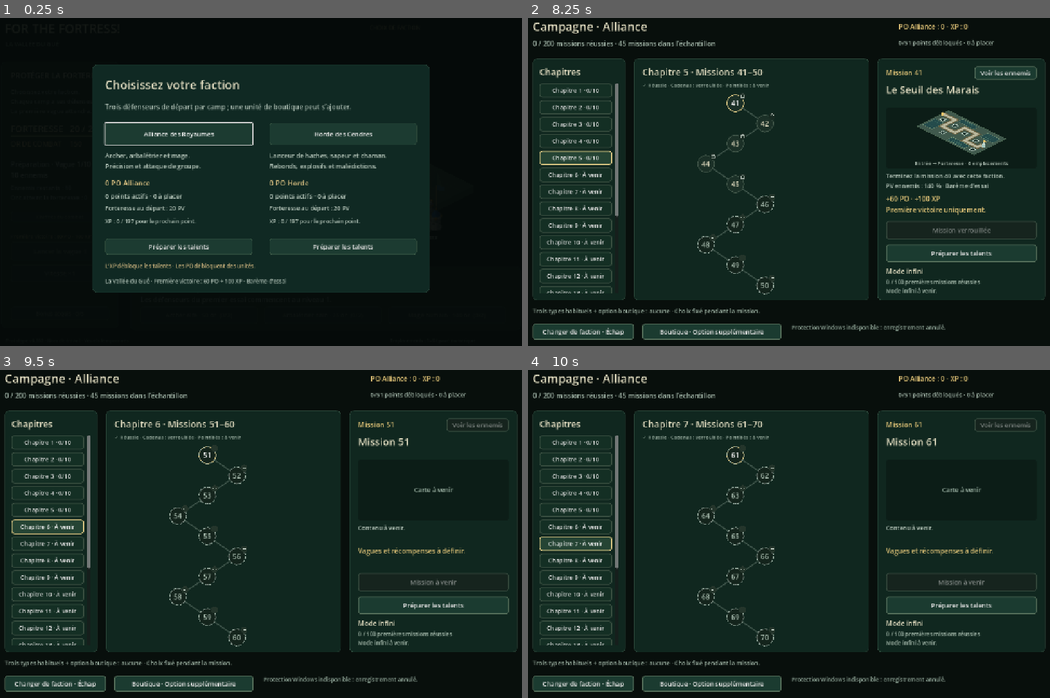
Above: before the commit, frames 1-4 (two rows, left to right).
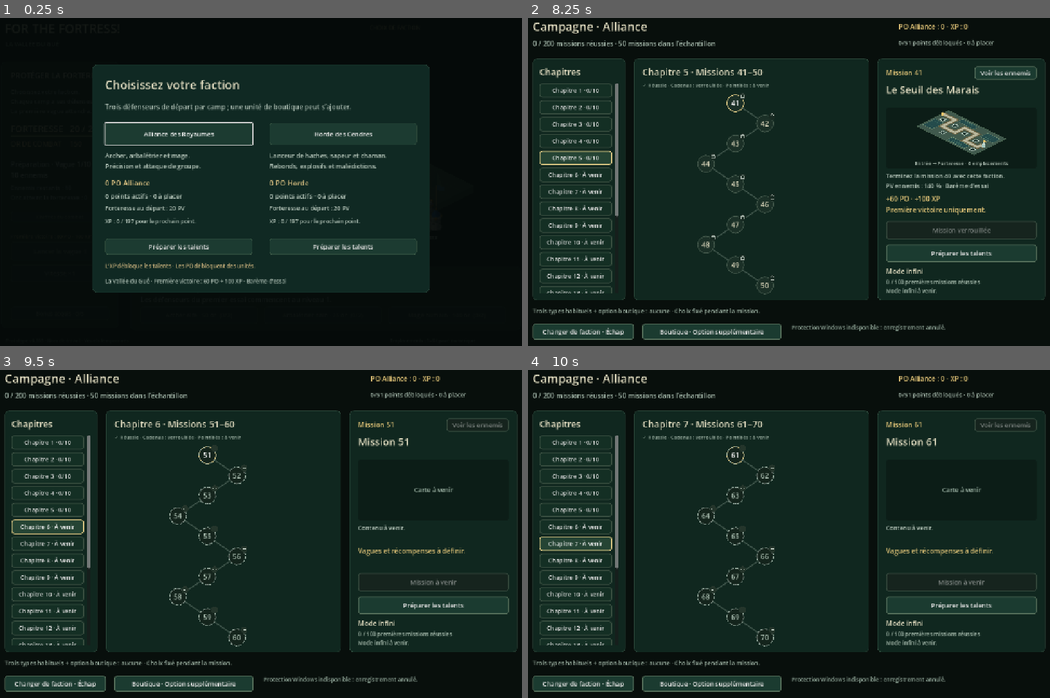
Above: after the commit, the same moments.

Repository: tomy1up/For-The-Fortress
Game: Godot game, scene res://scenes/main.tscn
Same seed, same stepped clock (60 frames per second), same inputs: the game is played once before the commit and once after it.
Inputs:
- Up to frame 1 (0.25 s): no input
- Up to frame 2 (8.25 s): click "Alliance des Royaumes" at 0.5 s; click "Jouer la mission 1" at 1.25 s; click "Jouer la mission 1" at 2 s; click "Horde des Cendres" at 2.75 s; click "Préparer les talents" at 3.5 s; click "Préparer les talents" at 4.25 s; click "Chapitre 1 · 0/10" at 5 s; click "Chapitre 2 · 0/10" at 5.75 s; click "Chapitre 3 · 0/10" at 6.5 s; click "Chapitre 4 · 0/10" at 7.25 s; click "Chapitre 5 · 0/10" at 8 s
- Up to frame 3 (9.5 s): click "Chapitre 6 · À venir" at 8.75 s
- Up to frame 4 (10 s): click "Chapitre 7 · À venir" at 9.5 s

The runs differ from the first frame. In frame 2, 0.2% of the frame differs, in the area x 17-48%, y 6-85%; in frame 3, less than 0.1%; in frame 4, less than 0.1%.

Commit message:
Complete marsh chapter 5 with missions 46 to 50
Co-Authored-By: Claude Opus 5.5 <noreply@anthropic.com>

Diff:
--- a/prototype/project.godot
+++ b/prototype/project.godot
@@ -3,7 +3,7 @@
 
 [application]
 config/name="For the Fortress! — La Vallée du Gué"
-config/version="0.162"
+config/version="0.163"
 run/main_scene="res://scenes/main.tscn"
 config/features=PackedStringArray("4.7", "GL Compatibility")
 
--- a/prototype/scripts/campaign_catalogue.gd
+++ b/prototype/scripts/campaign_catalogue.gd
@@ -29,9 +29,9 @@
 		var titles: Array[String] = ["Le Col des Ardoises","Les Crêtes des Ardoises","Les Éboulis des Ardoises","Le Ravin des …(182 unchanged characters)…
 		result.merge({"title":titles[(number-21)%10],"available":true,"map_id":maps[(number-21)%10],"hp_percent":99+number,"po":60,"xp":100,"waves":10},true)
 		if number > 30: result.combat_affix = {"id":"headwinds","cadence_percent":90}
-	elif number <= 45:
-		var maps: Array[String] = ["marsh_threshold","marsh_basins","marsh_court","marsh_channels","marsh_cloister"]
-		var titles: Array[String] = ["Le Seuil des Marais","Les Bassins Engloutis","La Cour des Noyés","Les Chenaux Oubliés","Le Cloître Submergé"]
+	elif number <= 50:
+		var maps: Array[String] = ["marsh_threshold","marsh_basins","marsh_court","marsh_channels","marsh_cloister","marsh_causeway","marsh_fords","marsh_islets","marsh_nave","marsh_sanctuary"]
+		var titles: Array[String] = ["Le Seuil des Marais","Les Bassins Engloutis","La Cour des Noyés","Les Chenaux Oubliés","Le Cloître Submergé","La Chaussée des Roseaux","Les Trois Gués Noyés","Les Îlots du Chœur","La Nef Effondrée","Le Sanctuaire Englouti"]
 		result.merge({"title":titles[number-41],"available":true,"map_id":maps[number-41],"hp_percent":99+number,"po":60,"xp":100,"waves":10},true)
 	return result
 
--- a/prototype/scripts/main.gd
+++ b/prototype/scripts/main.gd
@@ -775,7 +775,7 @@
 	var mountain_preview := variant in ["slate","slateplay","ridges","ridgesplay"] or variant.begins_with("mountain") or variant.begins_with("marsh")
 	var mountain_number := 21
 	if variant.begins_with("ridges"): mountain_number = 22
-	if variant.begins_with("marsh"): mountain_number = clampi(variant.trim_prefix("marsh").trim_suffix("play").trim_suffix("completed").to_int(),41,45)
+	if variant.begins_with("marsh"): mountain_number = clampi(variant.trim_prefix("marsh").trim_suffix("play").trim_suffix("completed").to_int(),41,50)
 	if variant.begins_with("mountain"):
 		mountain_number = clampi(variant.trim_prefix("mountain").trim_suffix("play").trim_suffix("completed").to_int(),23,40)
 	if (variant.begins_with("terrain") and variant.trim_prefix("terrain").is_valid_int()) or mountain_preview:
--- a/prototype/scripts/map_definition.gd
+++ b/prototype/scripts/map_definition.gd
@@ -572,6 +572,36 @@
 	if id == "marsh_cloister":
 		var points: Array[Vector2] = [Vector2(0,3),Vector2(3,3),Vector2(3,8),Vector2(8,8),Vector2(8,2),Vector2(12,2),Vector2(12,7),Vector2(15,7),Vector2(15,4),Vector2(17,4),Vector2(17,6)]
 		return {"id":id,"title":"Le Cloître Submergé","size":Vector2i(18,10),"path_points":points,"path_length":measured_leng …(245 unchanged characters)…
+	# Missions 46–50 : tracés de prototype ; les bassins sont des emplacements neutres en attente d'habillage.
+	if id == "marsh_causeway":
+		var points: Array[Vector2] = [Vector2(0,5),Vector2(6,5),Vector2(6,2),Vector2(12,2),Vector2(12,8),Vector2(17,8),Vector2(17,6)]
+		return {"id":id,"title":"La Chaussée des Roseaux","size":Vector2i(18,10),"path_points":points,"path_length":measured_length(points),"slots":[Vector2(3,7),Vector2(9,0.8),Vector2(4,3.5),Vector2(9,4.5),Vector2(14.5,5.5),Vector2(15,9.3)],"trees":[],"decoration":"marsh","water_areas":[Rect2(0.5,0.5,4,1.5),Rect2(7,5.5,4,2),Rect2(1,8,4,1.4),Rect2(13.5,0.5,3.5,2.5)]}
+	if id in ["marsh_fords","marsh_sanctuary"]:
+		var shared: Array[Vector2] = [Vector2(8,5),Vector2(11,5),Vector2(11,2),Vector2(15,2),Vector2(15,6),Vector2(17,6)]
+		var upper: Array[Vector2] = [Vector2(0,1),Vector2(4,1),Vector2(4,3),Vector2(8,3)]
+		var middle: Array[Vector2] = [Vector2(0,5)]
+		var lower: Array[Vector2] = [Vector2(0,9),Vector2(3,9),Vector2(3,7),Vector2(8,7)]
+		var title := "Les Trois Gués Noyés"
+		var slots: Array = [Vector2(2,3),Vector2(2,7),Vector2(6,4),Vector2(9.5,3.5),Vector2(13,4),Vector2(16,8.3)]
+		var pools: Array[Rect2] = [Rect2(5,0.3,5,1.2),Rect2(4.5,8,5,1.4),Rect2(12,7,3,2),Rect2(15.8,0.5,1.7,2.8)]
+		if id == "marsh_sanctuary":
+			title = "Le Sanctuaire Englouti"
+			shared.assign([Vector2(10,5),Vector2(13,5),Vector2(13,2),Vector2(16,2),Vector2(16,6),Vector2(17,6)])
+			upper.assign([Vector2(0,1),Vector2(6,1),Vector2(6,3),Vector2(10,3)])
+			lower.assign([Vector2(0,9),Vector2(4,9),Vector2(4,7),Vector2(10,7)])
+			slots = [Vector2(3,3),Vector2(2,7),Vector2(8,4),Vector2(11.5,3.5),Vector2(14.5,4),Vector2(8,8.4)]
+			pools.assign([Rect2(7,0.3,5,1.4),Rect2(11,6.5,4,2.5),Rect2(0.4,1.6,1.6,2.6),Rect2(16.3,0.5,1.4,1.2)])
+		upper.append_array(shared);middle.append_array(shared);lower.append_array(shared)
+		return {"id":id,"title":title,"size":Vector2i(18,10),"path_points":upper,"path_length":measured_length(upper),"slots":slots,"trees":[],"decoration":"marsh","routes":[{"id":"upper","path_points":upper,"path_length":measured_length(upper)},{"id":"middle","path_points":middle,"path_length":measured_length(middle)},{"id":"lower","path_points":lower,"path_length":measured_length(lower)}],"water_areas":pools}
+	if id == "marsh_islets":
+		var shared: Array[Vector2] = [Vector2(12,5),Vector2(14,5),Vector2(14,2),Vector2(16,2),Vector2(16,6),Vector2(17,6)]
+		var upper: Array[Vector2] = [Vector2(0,1),Vector2(4,1),Vector2(4,4),Vector2(8,4),Vector2(8,1),Vector2(12,1)]
+		var lower: Array[Vector2] = [Vector2(0,9),Vector2(3,9),Vector2(3,6),Vector2(8,6),Vector2(8,8),Vector2(12,8)]
+		upper.append_array(shared);lower.append_array(shared)
+		return {"id":id,"title":"Les Îlots du Chœur","size":Vector2i(18,10),"path_points":upper,"path_length":measured_length(upper),"slots":[Vector2(2,2.5),Vector2(1.5,7.5),Vector2(6,5),Vector2(10,5),Vector2(13,3.5),Vector2(10,9.2)],"trees":[],"decoration":"marsh","route_pattern":"alternating_pressure","routes":[{"id":"upper","path_points":upper,"path_length":measured_length(upper)},{"id":"lower","path_points":lower,"path_length":measured_length(lower)}],"water_areas":[Rect2(5,1.6,2,1.6),Rect2(4.5,7,2.5,1.4),Rect2(14.2,7,3,2.4),Rect2(16.6,0.5,1,1.2)]}
+	if id == "marsh_nave":
+		var points: Array[Vector2] = [Vector2(0,2),Vector2(3,2),Vector2(3,8),Vector2(7,8),Vector2(7,2),Vector2(11,2),Vector2(11,8),Vector2(15,8),Vector2(15,6),Vector2(17,6)]
+		return {"id":id,"title":"La Nef Effondrée","size":Vector2i(18,10),"path_points":points,"path_length":measured_length(points),"slots":[Vector2(1.5,5),Vector2(5,4.5),Vector2(5,6.5),Vector2(9,5.5),Vector2(13,5),Vector2(9,3.5)],"trees":[],"decoration":"marsh","water_areas":[Rect2(0.4,7.2,2,2.2),Rect2(7.6,0.3,2.8,1.2)]}
 	if id == "marsh_basins":
 		var points: Array[Vector2] = [Vector2(0,7),Vector2(3,7),Vector2(3,3),Vector2(7,3),Vector2(7,7),Vector2(11,7),Vector2(11,2),Vector2(15,2),Vector2(15,6),Vector2(17,6)]
 		return {"id":id,"title":"Les Bassins Engloutis","size":Vector2i(18,10),"path_points":points,"path_length":measured_le …(246 unchanged characters)…
--- a/prototype/scripts/valley_model.gd
+++ b/prototype/scripts/valley_model.gd
@@ -191,7 +191,7 @@
 	action_history.append(entry)
 
 static func valid_enemy_hp_percent(value: Variant) -> bool:
-	return (value is int or value is float) and is_finite(float(value)) and value == floorf(float(value)) and value >= 100 and value <= 144
+	return (value is int or value is float) and is_finite(float(value)) and value == floorf(float(value)) and value >= 100 and value <= 149
 
 func configure_combat_affix(value: Variant) -> bool:
 	if not value is Dictionary or not action_history.is_empty() or phase != "preparation" or wave != 1 or gold != INITIAL_GOLD: return false
--- a/prototype/tests/test_campaign_preview.gd
+++ b/prototype/tests/test_campaign_preview.gd
@@ -37,7 +37,7 @@
 		screen.refresh();screen._select(1)
 		check(screen.terrain_preview.definition.id == "ford_woods" and not screen.start_button.disabled,"La même carte devient jouable après le succès requis")
 		before = JSON.stringify(p.data)
-		screen._chapter(5);screen._select(5)
+		screen._chapter(6);screen._select(0)
 		check(screen.terrain_preview.definition.is_empty() and screen.terrain_preview.geometry().is_empty() and screen.start_button.disabled,"Un contenu à venir n’emprunte pas le terrain du Gué ni celui précédemment consulté")
 		screen._chapter(20);screen._select(9)
 		check(screen.terrain_preview.geometry().is_empty() and JSON.stringify(p.data) == before,"Les chapitres futurs restent sans terrain inventé et sans effet sur les acquis")
--- a/prototype/tests/test_campaign_progress.gd
+++ b/prototype/tests/test_campaign_progress.gd
@@ -15,8 +15,8 @@
 		var id: String = Catalogue.id_for(number);var definition: Dictionary = Catalogue.definition(number)
 		check(not ids.has(id) and Catalogue.number_for(id) == number,"Identifiant de mission unique et stable sur les deux cents positions")
 		ids[id] = true
-		if number > 45: check(not definition.available and not definition.has("po") and not definition.has("xp") and Catalogue.runtime(id).is_empty(),"Contenu absent non jouable, sans récompense inventée")
-	check(Catalogue.available_count() == 45 and Catalogue.runtime("campaign.001") == {"id":"campaign.001","po":60,"xp":100,"waves":10,"map_id":"valley_ford","hp_percent":100},"La mission du Gué et ses gains de référence restent inchangés")
+		if number > 50: check(not definition.available and not definition.has("po") and not definition.has("xp") and Catalogue.runtime(id).is_empty(),"Contenu absent non jouable, sans récompense inventée")
+	check(Catalogue.available_count() == 50 and Catalogue.runtime("campaign.001") == {"id":"campaign.001","po":60,"xp":100,"waves":10,"map_id":"valley_ford","hp_percent":100},"La mission du Gué et ses gains de référence restent inchangés")
 	for invalid in ["campaign.1","campaign.000","campaign.201","campaign.+001","campaign.0001","campaign.001.extra",null,1]: check(Catalogue.number_for(invalid) == 0,"Identifiant non canonique refusé")
 	for number in [0,-1,201]: check(Catalogue.definition(number).is_empty() and Catalogue.id_for(number).is_empty(),"Position hors parcours refusée")
 	for pair in [[1,1],[10,1],[11,2],[20,2],[21,3],[100,10],[101,11],[200,20]]: check(Catalogue.definition(pair[0]).chapter == pair[1],"Dix missions par chapitre aux frontières du parcours")
--- a/prototype/tests/test_campaign_sample.gd
+++ b/prototype/tests/test_campaign_sample.gd
@@ -36,7 +36,7 @@
 				check(is_equal_approx(scaled.hp,base.hp*percent/100.0) and scaled.hp == scaled.max_hp,"Les PV initiaux et maximum appliquent exactement le pourcentage demandé")
 				for key in ["speed","reward","fortress_damage","identity_id","origin"]: check(scaled[key] == base[key],"Vitesse, gains, dégâts à la forteresse et identité de faction inchangés")
 	var m = Model.new()
-	for invalid in [0,99,145,100.5,true,"101",null,INF]: check(not m.configure_enemy_hp(invalid) and m.enemy_hp_percent == 100,"Réglage absent, non entier ou hors de l’échantillon refusé sans effet")
+	for invalid in [0,99,150,100.5,true,"101",null,INF]: check(not m.configure_enemy_hp(invalid) and m.enemy_hp_percent == 100,"Réglage absent, non entier ou hors de l’échantillon refusé sans effet")
 	check(m.configure_enemy_hp(101) and m.select_faction(0) and not m.configure_enemy_hp(102),"Le pourcentage est configuré avant le départ puis figé")
 	m.start();m.advance(0)
 	check(not m.enemies.is_empty() and m.enemies[0].max_hp == Model.scaled_enemy_hp(m.enemies[0].type,101),"Le moteur applique les PV réglés aux apparitions réelles")
@@ -68,7 +68,7 @@
 			if number > 1:
 				var bad: Dictionary = reports[0].duplicate(true);bad.enemy_hp_percent = 100
 				check(not Replay.verify(bad).ok,"Un rapport dont le pourcentage a été falsifié est rejeté")
-				bad.enemy_hp_percent = 145;check(not Replay.verify(bad).ok,"Un rapport ne peut pas imposer une difficulté non prise en charge")
+				bad.enemy_hp_percent = 150;check(not Replay.verify(bad).ok,"Un rapport ne peut pas imposer une difficulté non prise en charge")
 				bad.erase("enemy_hp_percent");check(not Replay.verify(bad).ok,"Supprimer les règles de PV du rapport ne permet pas un rejeu incohérent")
 		var scene = Main.new();root.add_child(scene);scene.set_process(false)
 		var p = Profile.new("");scene.meta_profile = p;scene._open_campaign(faction)
--- a/prototype/tests/test_campaign_states.gd
+++ b/prototype/tests/test_campaign_states.gd
@@ -27,7 +27,7 @@
 			if chapter == 4:
 				check(menu.nodes.all(func(node):return node.state=="locked"),"Les dix missions du chapitre 4 attendent les réussites préalables")
 			if chapter == 5:
-				check(menu.nodes.slice(0,5).all(func(node):return node.state=="locked") and menu.nodes.slice(5).all(func(node):return node.state=="future"),"Cinq missions des marais verrouillées et cinq missions futures")
+				check(menu.nodes.all(func(node):return node.state=="locked"),"Dix missions des marais verrouillées")
 			if chapter > 5:
 				check(menu.chapter_buttons[chapter-1].text.contains("À venir"),"Un chapitre sans contenu jouable ne prétend pas être prêt")
 				for node in menu.nodes: check(node.state == "future" and not node.locked,"Les nœuds d’un chapitre futur restent consultables, sans faux cadenas de progression")
--- a/prototype/tests/test_chapter_one.gd
+++ b/prototype/tests/test_chapter_one.gd
@@ -48,7 +48,7 @@
 			var scaled: Dictionary = Model.make_enemy(0,type,0,0,entry.hp_percent)
 			check(is_equal_approx(scaled.max_hp,base.hp*entry.hp_percent/100.0),"PV exacts sans arrondi prématuré")
 			for key in ["speed","reward","fortress_damage","identity_id"]: check(scaled[key] == base[key],"Le changement de mission ne gonfle ni vitesse, ni récompense, ni dégâts à la forteresse")
-	check(not Catalogue.definition(46).available and Catalogue.runtime("campaign.046").is_empty(),"La mission 46 reste à venir, sans contenu annoncé comme jouable")
+	check(not Catalogue.definition(51).available and Catalogue.runtime("campaign.051").is_empty(),"La mission 51 reste à venir, sans contenu annoncé comme jouable")
 	for faction in range(2):
 		for number in range(4,11):
 			var entry: Dictionary = Catalogue.definition(number);var reports: Array = []
--- a/prototype/tests/test_headwinds.gd
+++ b/prototype/tests/test_headwinds.gd
@@ -134,7 +134,7 @@
 				game.campaign_menu._chapter(4)
 				check(game.campaign_menu.nodes.all(func(node):return node.state=="completed") and game.campaign_menu.start_button.text=="Rejouer sans nouveau gain","Le chapitre terminé propose le rejeu sans faux gain")
 				game.campaign_menu._chapter(5)
-				check(game.campaign_menu.nodes[0].state=="available" and game.campaign_menu.nodes.slice(1,5).all(func(node):return node.state=="locked") and game.campaign_menu.nodes.slice(5).all(func(node):return node.state=="future") and not game.campaign_menu.start_butt …(66 unchanged characters)…
+				check(game.campaign_menu.nodes[0].state=="available" and game.campaign_menu.nodes.slice(1).all(func(node):return node.state=="locked") and not game.campaign_menu.start_butt …(66 unchanged characters)…
 				game.campaign_menu._chapter(4);game.campaign_menu._select(9);game.campaign_menu._launch()
 				check(game.model.gold==150 and game.model.bonuses.is_empty() and game.model.combat_affix==AFFIX,"Rejouer la finale repart avec les règles normales de la mission")
 				play_policy(game.model,types,slots,extra,seed_value)
--- a/prototype/tests/test_marsh_campaign.gd
+++ b/prototype/tests/test_marsh_campaign.gd
@@ -22,8 +22,8 @@
 	var excessive: Dictionary = source.duplicate(true);excessive.water_areas = []
 	for index in range(33): excessive.water_areas.append([0,0,1,1])
 	check(Model.Maps.from_data(excessive).is_empty(),"Nombre excessif de bassins refusé")
-	for number in range(41,46): await verify_terrain(number)
-	for case in [[0,41],[1,41],[0,42],[1,42],[0,43],[1,43],[0,44],[1,44],[0,45],[1,45]]:
+	for number in range(41,51): await verify_terrain(number)
+	for case in range(41,51).map(func(number):return [[0,number],[1,number]]).reduce(func(all,pair):return all+pair,[]):
 		var camp: int = case[0]
 		var mission: int = case[1]
 		var game := Main.new();root.add_child(game);game.set_process(false)
@@ -57,7 +57,7 @@
 		check(profile.campaign_status(camp).completed==mission and profile.data.banks[camp].xp==100*mission and profile.data. …(184 unchanged characters)…
 		check(profile.campaign_status(1-camp).completed==0,"Le parcours adverse est inchangé")
 		game._show_run_summary();game._summary_to_campaign()
-		check(game.campaign_menu.chapter==5 and game.campaign_menu …(69 unchanged characters)… ed") and game.campaign_menu.nodes.slice(5).all(func(node):return node.state=="future"),"Retour sur le nouveau chapitre sans mission future présentée comme prête")
+		check(game.campaign_menu.chapter==5 and game.campaign_menu …(69 unchanged characters)… ed") and game.campaign_menu.nodes.slice(mission-40).all(func(node):return node.state in ["available","locked"]),"Retour sur le nouveau chapitre sans mission suivante présentée comme réussie")
 		game.free()
 	print("MARSH_CAMPAIGN_TESTS checks=%d failures=%d" % [checks,failures])
 	quit(1 if failures else 0)
@@ -82,7 +82,7 @@
 
 func verify_terrain(number: int) -> void:
 	var definition: Dictionary = Model.Maps.for_id(Main.CampaignCatalogue.definition(number).map_id)
-	check(Model.Maps.validation_error(definition).is_empty() and definition.decoration=="marsh" and definition.path_length=={41:29,42:34,43:28,44:30,45:38}[number],"Première carte des marais valide et de longueur mesurée")
+	check(Model.Maps.validation_error(definition).is_empty() and definition.decoration=="marsh" and definition.path_length=={41:29,42:34,43:28,44:30,45:38,46:28,47:28,48:34,49:37,50:28}[number],"Première carte des marais valide et de longueur mesurée")
 	var serialized: Dictionary = Model.Maps.to_data(definition)
 	check(Model.Maps.from_data(JSON.parse_string(JSON.stringify(serialized)))==definition,"La nouvelle décoration survit à la sérialisation des cartes et des rapports")
 	var routes: Array = View.routes_for(definition)
--- a/prototype/tests/test_mission_scout.gd
+++ b/prototype/tests/test_mission_scout.gd
@@ -75,7 +75,7 @@
 			check(JSON.stringify(profile.data)==before,"Lire les rencontres ne modifie aucune progression")
 			await escape()
 			check(menu.visible and not scout.visible and not menu.overlay_blocked and root.gui_get_focus_owner()==menu.scout_button,"Échap revient au bouton d’origine sans quitter le parcours")
-		menu._chapter(5);menu._select(5);check(menu.scout_button.disabled,"Les missions futures n’inventent pas de rencontres")
+		menu._chapter(6);menu._select(0);check(menu.scout_button.disabled,"Les missions futures n’inventent pas de rencontres")
 		menu._scout();check(not scout.visible,"Le contenu futur ne s’ouvre pas")
 		menu._chapter(1);menu._scout();menu.close();check(not scout.visible and scout.entries.is_empty(),"Quitter le parcours efface la consultation")
 		menu.open(profile,1-camp);check(not scout.visible and not menu.overlay_blocked,"Aucune ancienne faction ne reste affichée après changement")
Not shown, changed: prototype/distribution/LIRE_MOI.txt
Not shown, changed: prototype/export_presets.cfg
Not shown, changed: AGENTS.md
Not shown, changed: TODO_VISUELS.md
Not shown, changed: design/Biomes_cumul_2026-10-31.md
Not shown, added: design/Missions_046_050_Marais.md
Not shown, added: design/essais/v0163_release_notes.md
Not shown, changed: prototype/Exporter_Windows.ps1
